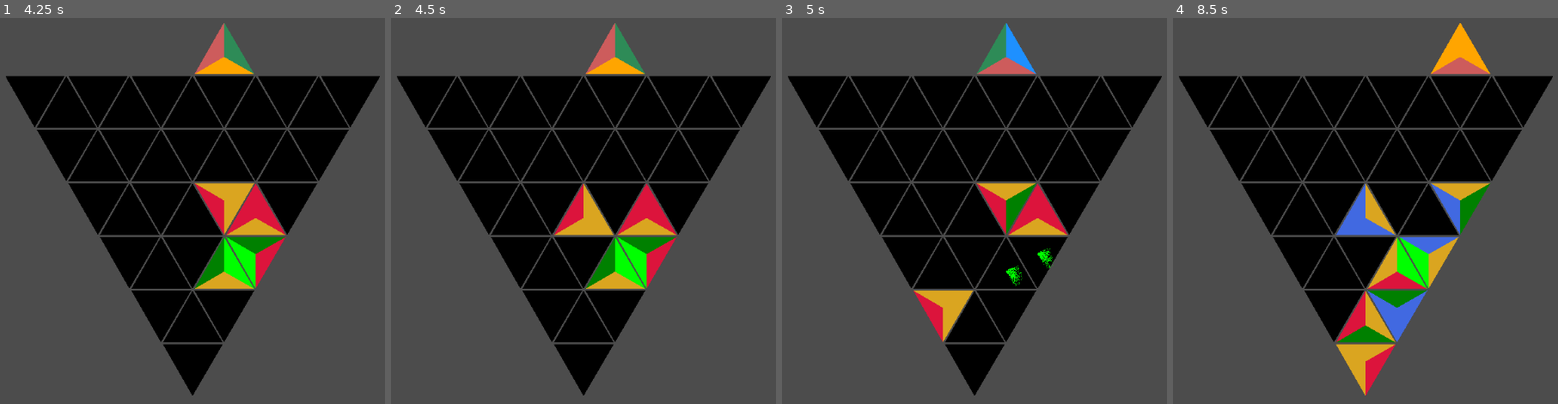
Above: before the commit, frames 1-4 (left to right).
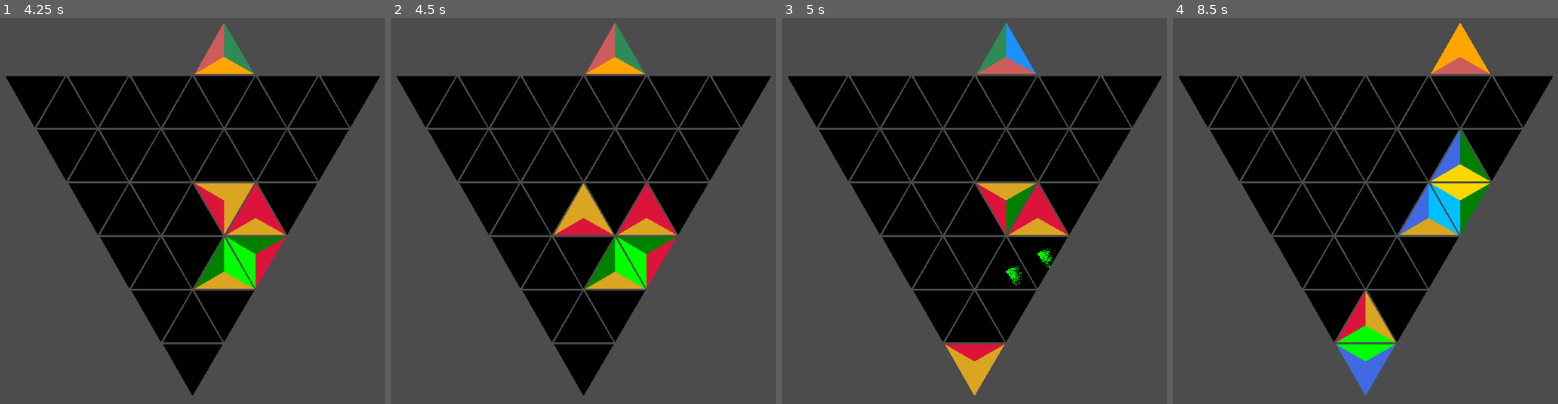
Above: after the commit, the same moments.

Repository: BoatsandJoes/tri-twist
Game: Godot game, scene res://scenes/Main.tscn
Same seed, same stepped clock (60 frames per second), same inputs: the game is played once before the commit and once after it.
Inputs (mouse positions are in pixels of both pictures, inside the frame that each line leads up to):
- Up to frame 1 (4.25 s): tap Enter (ui_accept) at 0.5, 0.77, 1.52, 3.02, 3.77 s; move the mouse to (161, 346) at 0.52 s; hold Right (ui_right) 0.53-1.28 s; click (161, 346) at 0.67 s; move the mouse to (130, 292) at 1.27 s; hold Down (ui_down) 1.28-2.03 s; click (130, 292) at 1.42 s; move the mouse to (161, 342) at 2.02 s; hold Right (ui_right) 2.03-2.78 s; click (161, 342) at 2.17 s; move the mouse to (196, 292) at 2.77 s; hold Up (ui_up) 2.78-3.53 s; click (196, 292) at 2.92 s; move the mouse to (100, 238) at 3.52 s; hold Left (ui_left) from 3.53 s (still down); click (100, 238) at 3.67 s
- Up to frame 2 (4.5 s): keep holding Left (ui_left); move the mouse to (521, 288) at 4.27 s; click (521, 288) at 4.42 s
- Up to frame 3 (5 s): keep holding Left (ui_left); tap Enter (ui_accept) at 4.52 s
- Up to frame 4 (8.5 s): move the mouse to (1334, 238) at 5.02 s; release Left (ui_left) at 5.03 s; hold Down (ui_down) 5.03-5.78 s; click (1334, 238) at 5.17 s; move the mouse to (1369, 288) at 5.77 s; hold Right (ui_right) 5.78-6.53 s; click (1369, 288) at 5.92 s; tap Enter (ui_accept) at 6.02, 6.77, 7.52 s; move the mouse to (1400, 238) at 6.52 s; hold Up (ui_up) 6.53-7.28 s; click (1400, 238) at 6.67 s; move the mouse to (1242, 183) at 7.27 s; hold Right (ui_right) 7.28-8.03 s; click (1242, 183) at 7.42 s; move the mouse to (1273, 234) at 8.02 s; hold Down (ui_down) from 8.03 s (still down); click (1273, 234) at 8.17 s

Frame 1 is identical in both runs. In frame 2, 0.7% of the frame differs, in the area x 42-58%, y 42-57%; in frame 3, 2.2%; in frame 4, 8.5%, in the area x 42-83%, y 28-98%.

Commit message:
Temporarily removed inertia because it's causing rollback

Diff:
--- a/scenes/TriangleCell.gd
+++ b/scenes/TriangleCell.gd
@@ -304,10 +304,10 @@
 	if pointFacingUp:
 		emptyCell = get_parent().get_neighbor(rowIndex, columnIndex, Direction.VERTICAL)
 		direction = Direction.VERTICAL
-	elif tumbleDirection == Direction.LEFT || tumbleDirection == Direction.RIGHT:
-		# Inertia on precarious/tumbling pieces
-		emptyCell = get_parent().get_neighbor(rowIndex, columnIndex, tumbleDirection)
-		direction = tumbleDirection
+	#elif tumbleDirection == Direction.LEFT || tumbleDirection == Direction.RIGHT:
+		# Inertia on precarious/tumbling pieces TODO this doesn't work
+		#emptyCell = get_parent().get_neighbor(rowIndex, columnIndex, tumbleDirection)
+		#direction = tumbleDirection
 	else:
 		# Fall down
 		emptyCell = get_parent().get_neighbor(rowIndex, columnIndex, Direction.VERTICAL_POINT)
Not shown, changed: README.md
